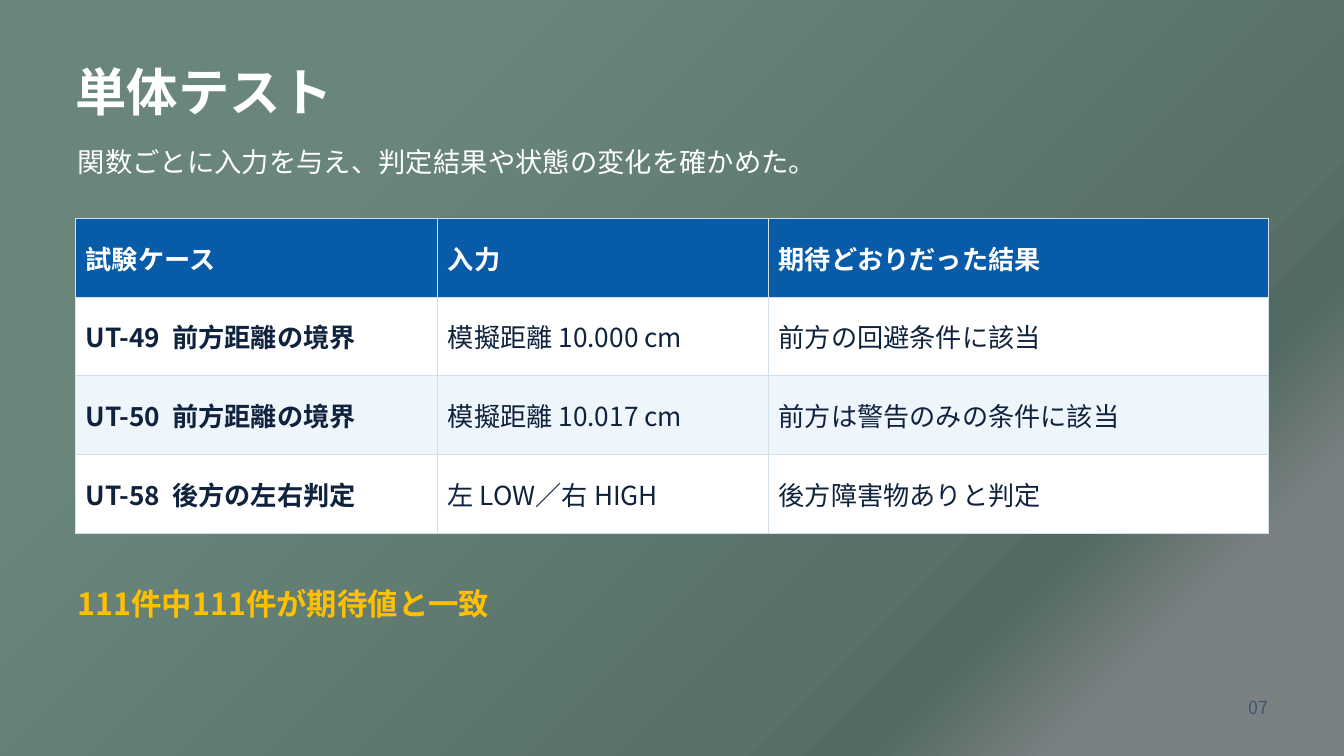
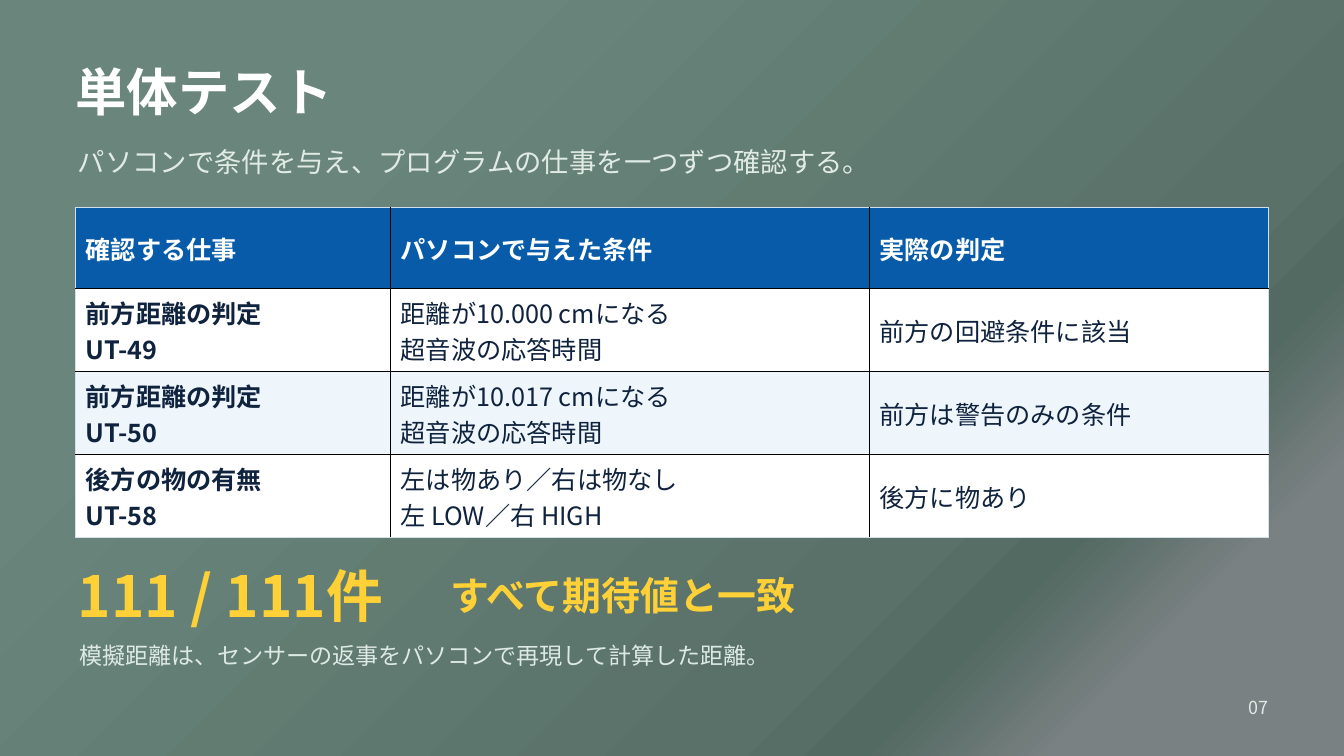
Before and after one commit to aaa1550/-, a slide deck: slide 7 of docs/files/OSOYOO_robot_car_presentation.pptx. Drawn at 1344x756 pixels with LibreOffice and Linux fonts; fonts in the diff are those of the drawing. Boxes give left, top, right and bottom in pixels: in the first picture for what was removed or moved away, otherwise in the second. Text is boxed around its words. In the diff, an @@ line names an element or a change of style, - is before the commit and + after.

```diff
--- a/docs/files/OSOYOO_robot_car_presentation.pptx
+++ b/docs/files/OSOYOO_robot_car_presentation.pptx
@@ text at (x1=78, y1=149, x2=871, y2=174): text changed; text colour #FFFFFF to #E1EBE6 @@
-関数ごとに入力を与え、判定結果や状態の変化を確かめた。
+パソコンで条件を与え、プログラムの仕事を一つずつ確認する。
@@ table at (x1=76, y1=208, x2=1268, y2=531) @@
-row 1: 試験ケース | 入力 | 期待どおりだった結果
+row 1: 確認する仕事 | パソコンで与えた条件 | 実際の判定
-row 2, column 1: UT-49 前方距離の境界
+row 2, column 1: 前方距離の判定 / UT-49
-row 2, column 2: 模擬距離 10.000 cm
+row 2, column 2: 距離が10.000 cmになる / 超音波の応答時間
-row 3: UT-50 前方距離の境界 | 模擬距離 10.017 cm | 前方は警告のみの条件に該当
+row 3: 前方距離の判定 / UT-50 | 距離が10.017 cmになる / 超音波の応答時間 | 前方は警告のみの条件
-row 4: UT-58 後方の左右判定 | 左 LOW／右 HIGH | 後方障害物ありと判定
+row 4: 後方の物の有無 / UT-58 | 左は物あり／右は物なし / 左 LOW／右 HIGH | 後方に物あり
@@ size 18.8 to 18 pt in "前方の回避条件に該当" @@
@@ borders changed @@
@@ table resized from (x1=76, y1=219, x2=1268, y2=533) to (x1=76, y1=208, x2=1268, y2=531) @@
@@ text added at (x1=78, y1=569, x2=383, y2=622), 40.5 pt, text #FFD137, bold @@
+111 / 111件
@@ text removed at (x1=78, y1=589, x2=490, y2=618) @@
-111件中111件が期待値と一致
@@ text added at (x1=450, y1=577, x2=795, y2=614), 27.8 pt, text #FFD137, bold @@
+すべて期待値と一致
@@ text added at (x1=80, y1=644, x2=769, y2=666), 16.5 pt, text #DDE9E5 @@
+模擬距離は、センサーの返事をパソコンで再現して計算した距離。
@@ text "07" at (x1=1249, y1=701, x2=1269, y2=714): text colour #405671 to #E1EBE6 @@
```
Also in this commit, not shown: 7 other slides changed, 3 other files.
